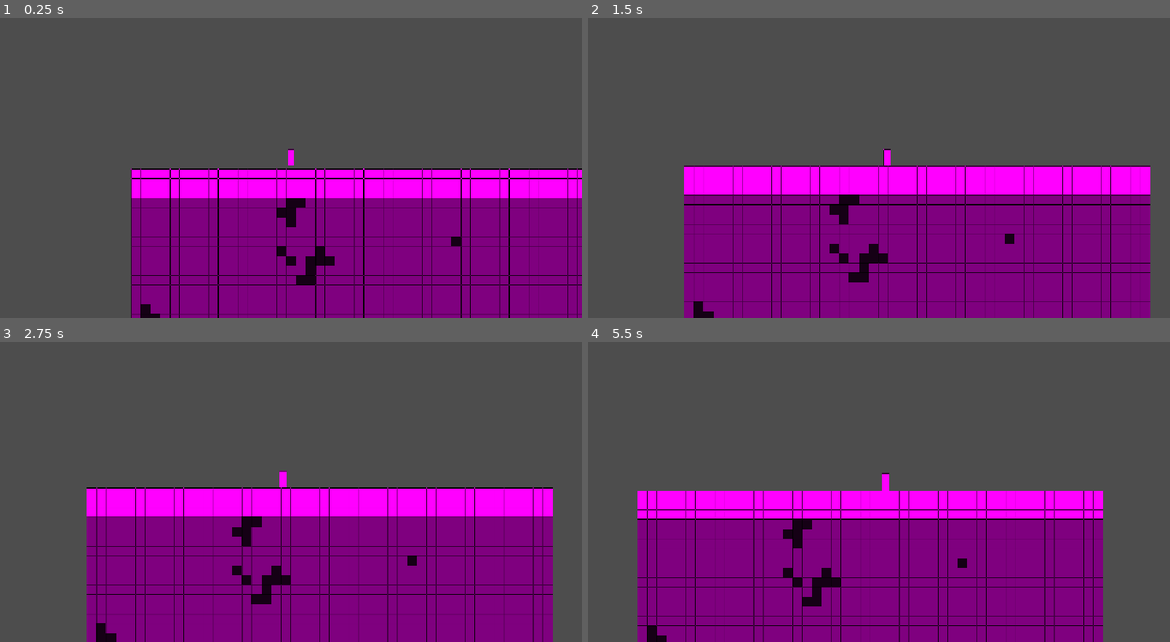
Above: before the commit, frames 1-4 (two rows, left to right).
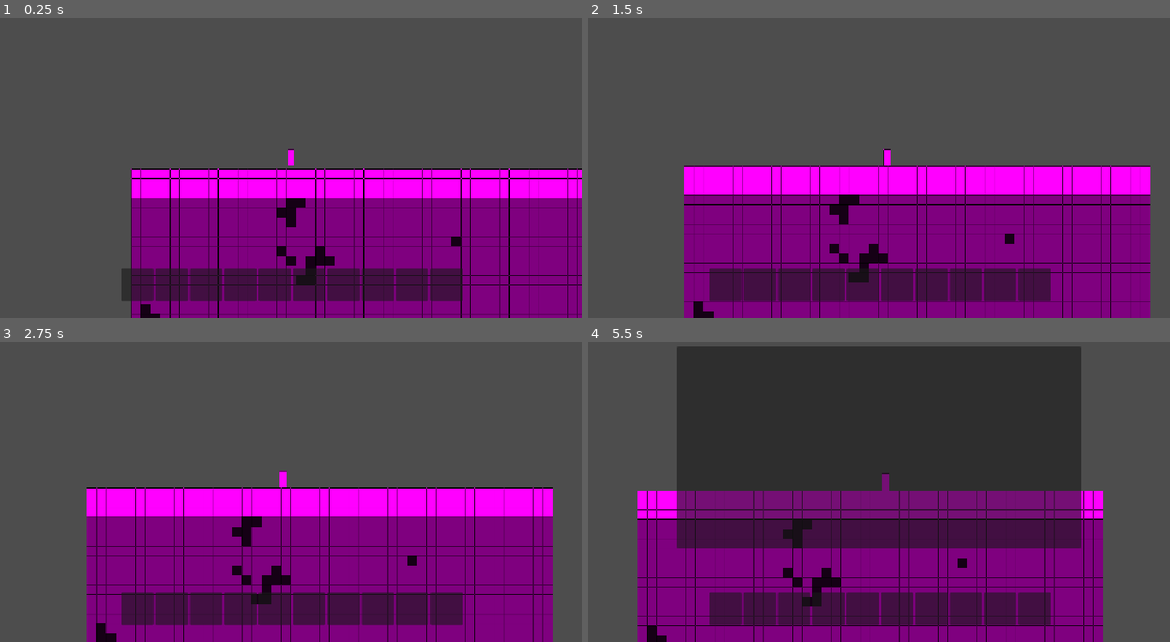
Above: after the commit, the same moments.

Repository: elementgermanium/totally-normal-mining-game
Game: Godot game, scene res://main.tscn
The game is run twice, just before and just after one commit, with the same random seed, the same clock (stepped at 60 frames per second) and the same inputs.
Inputs (mouse positions are in pixels of both pictures, inside the frame that each line leads up to):
- Up to frame 1 (0.25 s): no input
- Up to frame 2 (1.5 s): tap Enter (ui_accept) at 0.5, 0.77 s; move the mouse to (1007, 138) at 0.52 s; press the mouse at (1007, 138) at 0.53 s; hold D (move_right) from 0.53 s (still down); right-click (1007, 138) at 0.8 s; move the mouse to (762, 171) at 1.27 s; release the mouse at (762, 171) at 1.28 s; right-click (762, 171) at 1.35 s
- Up to frame 3 (2.75 s): tap Enter (ui_accept) at 1.52 s; click (174, 495) at 1.55 s; move the mouse to (349, 408) at 2.02 s; release D (move_right) at 2.03 s; press the mouse at (349, 408) at 2.03 s; hold A (move_left) from 2.03 s (still down); right-click (349, 408) at 2.3 s
- Up to frame 4 (5.5 s): move the mouse to (849, 543) at 2.77 s; release A (move_left) at 2.78 s; release the mouse at (849, 543) at 2.78 s; hold D (move_right) 2.78-4.28 s; right-click (849, 543) at 2.85 s; tap Enter (ui_accept) at 3.02, 3.77, 4.52 s; click (849, 543) at 3.05 s; move the mouse to (1053, 528) at 3.52 s; press the mouse at (1053, 528) at 3.53 s; right-click (1053, 528) at 3.8 s; tap F5 (manual_save) at 4.15 s; move the mouse to (704, 429) at 4.27 s; release the mouse at (704, 429) at 4.28 s; hold A (move_left) 4.28-5.03 s; right-click (704, 429) at 4.35 s; click (704, 429) at 4.55 s; tap E (inventory, bound only after the commit) at 4.9 s; move the mouse to (908, 480) at 5.02 s; press the mouse at (908, 480) at 5.03 s; hold D (move_right) from 5.03 s (still down); right-click (908, 480) at 5.3 s

The runs differ from the first frame. In frame 1, 5.5% of the frame differs, in the area x 20-80%, y 83-95%; in frame 2, 5.7%; in frame 3, 5.7%; in frame 4, 52%, in the area x 15-85%, y 1-95%.
Error before the commit: Invalid access to property or key '(res://materials/dirt.tres):<Resource#-9223372007410760229>' on a base object of type 'Dictionary'. (res://player.gd:82)
Error after the commit: Out of bounds get index '0' (on base: 'Array[Item]') (res://player.gd:40)

Commit message:
v0.0.5
added proper inventory system and hotbar, can now place blocks besides dirt

Diff:
--- /dev/null
+++ b/UI/hotbar_slot.gd
@@ -0,0 +1,16 @@
+extends PanelContainer
+
+@onready var label = $Label
+
+func display_item(item: Item, amount: int):
+	if item == null:
+		label.text = " "
+		return
+	label.text = item.item_name + "\n" + str(amount)
+
+func set_selected(selected: bool):
+	if selected:
+		modulate = Color(1.0, 1.0, 1.0, 1.0)
+	else:
+		modulate = Color(0.6, 0.6, 0.6, 1.0)
+# Called when the node enters the scene tree for the first time.
--- /dev/null
+++ b/UI/hotbar_slot.tscn
@@ -0,0 +1,12 @@
+[gd_scene format=3 uid="uid://uontgrrkpmaw"]
+
+[ext_resource type="Script" uid="uid://c7s5hf5yygn0g" path="res://UI/hotbar_slot.gd" id="1_yhek7"]
+
+[node name="HotbarSlot" type="PanelContainer" unique_id=87633301]
+custom_minimum_size = Vector2(64, 64)
+offset_right = 40.0
+offset_bottom = 40.0
+script = ExtResource("1_yhek7")
+
+[node name="Label" type="Label" parent="." unique_id=1518347722]
+layout_mode = 2
--- /dev/null
+++ b/UI/inventory_entry.gd
@@ -0,0 +1,7 @@
+extends Button
+
+var item: Item
+
+func setup(new_item: Item, amount: int):
+	item = new_item
+	text = item.item_name + " x" + str(amount)
--- /dev/null
+++ b/UI/inventory_entry.tscn
@@ -0,0 +1,8 @@
+[gd_scene format=3 uid="uid://dp0hu5u3e4gam"]
+
+[ext_resource type="Script" uid="uid://cw1j6jsngeqdk" path="res://UI/inventory_entry.gd" id="1_xhaex"]
+
+[node name="InventoryEntry" type="Button" unique_id=698805557]
+offset_right = 8.0
+offset_bottom = 8.0
+script = ExtResource("1_xhaex")
--- /dev/null
+++ b/UI/inventory_slot.gd
@@ -0,0 +1,13 @@
+class_name InventorySlot
+extends Resource
+
+
+var item: Item
+var amount: int
+
+func _init(new_item: Item = null, new_amount: int = 0):
+	item = new_item
+	amount = new_amount
+
+func is_empty() -> bool:
+	return item == null or amount <= 0
--- a/blocks/block.gd
+++ b/blocks/block.gd
@@ -11,7 +11,11 @@
 
 
 
-func mine() -> BlockMaterial:
-	var mined_material = block_material
+func mine() -> Item:
+	var drop
+	if block_material.drops_self == true:
+		drop = block_material
+	else:
+		drop = block_material.dropped_item
 	queue_free()
-	return mined_material
+	return drop
--- a/blocks/block_material.gd
+++ b/blocks/block_material.gd
@@ -1,8 +1,10 @@
 class_name BlockMaterial
-extends Resource
+extends Item
 
 
-@export var material_name: String
 @export var hardness: float = 1.0
 @export var mining_time: float = 1.0
 @export var color: Color = Color.WHITE
+@export var drops_self: bool
+@export var dropped_item: Item
+@export var drop_amount: int = 1
--- a/blocks/world.gd
+++ b/blocks/world.gd
@@ -117,10 +117,16 @@
 	return get_natural_material_at(location)
 
 func mark_block_mined(location: Vector2i):
-	block_overrides[location] = air
+	var natural_block = get_natural_material_at(location)
+	if natural_block == air:
+		block_overrides.erase(location)
+	else: block_overrides[location] = air
 
 func place_block(location: Vector2i, block: BlockMaterial):
-	block_overrides[location] = block
+	var natural_block = get_natural_material_at(location)
+	if natural_block == block:
+		block_overrides.erase(location)
+	else: block_overrides[location] = block
 	var chunk_position = Vector2i(floori(float(location.x) / CHUNK_SIZE), floori(float(location.y) / CHUNK_SIZE))
 	if loaded_chunks.has(chunk_position):
 		var chunk = loaded_chunks[chunk_position]
--- /dev/null
+++ b/item.gd
@@ -0,0 +1,4 @@
+class_name Item
+extends Resource
+
+@export var item_name: String
--- /dev/null
+++ b/items/coal_item.tres
@@ -0,0 +1,8 @@
+[gd_resource type="Resource" script_class="Item" format=3 uid="uid://d5a0t7nhu5kf"]
+
+[ext_resource type="Script" uid="uid://ck3le3mcgya1p" path="res://item.gd" id="1_7rkib"]
+
+[resource]
+script = ExtResource("1_7rkib")
+item_name = "Coal"
+metadata/_custom_type_script = "uid://ck3le3mcgya1p"
--- /dev/null
+++ b/items/raw_iron.tres
@@ -0,0 +1,8 @@
+[gd_resource type="Resource" script_class="Item" format=3 uid="uid://c0b5p7u6g4j76"]
+
+[ext_resource type="Script" uid="uid://ck3le3mcgya1p" path="res://item.gd" id="1_f06p8"]
+
+[resource]
+script = ExtResource("1_f06p8")
+item_name = "Raw Iron"
+metadata/_custom_type_script = "uid://ck3le3mcgya1p"
--- a/main.gd
+++ b/main.gd
@@ -4,6 +4,7 @@
 @onready var player = $"Player"
 
 const SAVE_PATH := "user://save.json"
+const CURRENT_SAVE_VERSION = 2
 
 
 # Called when the node enters the scene tree for the first time.
@@ -12,6 +13,7 @@
 	world.initialize_layers()
 	world.initialize_ores()
 	world.initialize_chunks()
+	player.initialize_hotbar_ui()
 
 
 # Called every frame. 'delta' is the elapsed time since the previous frame.
@@ -20,12 +22,14 @@
 
 func save_game():
 	var save_data = {
-		"save_version" = 1,
+		"save_version" = CURRENT_SAVE_VERSION,
 		"player_x" = player.global_position.x,
 		"player_y" = player.global_position.y,
 		"inventory" = player.get_player_save_data(),
 		"block overrides" = world.get_save_data(),
-		"seed" = world.world_seed
+		"seed" = world.world_seed,
+		"hotbar" = player.get_hotbar_save_data(),
+		"selected_slot" = player.selected_slot
 	}
 	var file = FileAccess.open(SAVE_PATH, FileAccess.WRITE)
 	file.store_string(JSON.stringify(save_data))
@@ -37,17 +41,47 @@
 		return
 	var file = FileAccess.open(SAVE_PATH, FileAccess.READ)
 	var save_data = JSON.parse_string(file.get_as_text())
+	var version = int(save_data.get("save_version", 0))
 	if save_data == null:
 		print("Save file couldn't be read!")
 		return
-	var version = int(save_data.get("save_version", 0))
-	if version != 1:
-		push_error("Unsupported save version: " + str(version))
+	if version > CURRENT_SAVE_VERSION:
+		print("Are you from the future? Current save version is " + str(CURRENT_SAVE_VERSION))
+	save_data = migrate_save(save_data)
+	if save_data.is_empty():
+		return
+	var hotbar_data = save_data.get("hotbar", [])
 	player.global_position = Vector2(float(save_data["player_x"]), float(save_data["player_y"]))
 	player.load_player_save_data(save_data["inventory"])
 	world.load_save_data(save_data["block overrides"])
+	player.load_hotbar_save_data(hotbar_data)
+	player.selected_slot = int(save_data.get("selected_slot", 0))
 	world.world_seed = int(save_data.get("seed", 12345))
 	print("World loaded!")
+
+func migrate_save(data: Dictionary) -> Dictionary:
+	var version = int(data.get("save_version", 1))
+	while version < CURRENT_SAVE_VERSION:
+		match version:
+			1:
+				data = migrate_v1_v2(data)
+			_:
+				push_error("Cannot migrate save version: " + version)
+				return {}
+		version = int(data["save_version"])
+	return data
+
+func migrate_v1_v2(data: Dictionary) -> Dictionary:
+	var new_inventory = []
+	for old_entry in data["inventory"]:
+		new_inventory.append(
+			{"item": old_entry["item"],
+			"amount": int(old_entry["amount"])}
+		)
+	data["inventory"] = new_inventory
+	data["save_version"] = 2
+	print("Successfully migrated save to v2")
+	return data
 
 func _notification(what):
 	if what == NOTIFICATION_WM_CLOSE_REQUEST:
--- a/main.tscn
+++ b/main.tscn
@@ -44,12 +44,6 @@
 
 [node name="UI" type="CanvasLayer" parent="." unique_id=1883444133]
 
-[node name="InventoryLabel" type="Label" parent="UI" unique_id=1208894651]
-offset_left = 16.0
-offset_top = 16.0
-offset_right = 78.0
-offset_bottom = 65.0
-
 [node name="MiningProgress" type="ProgressBar" parent="UI" unique_id=2032158677]
 visible = false
 offset_left = 510.0
@@ -58,3 +52,25 @@
 offset_bottom = 251.0
 max_value = 1.0
 show_percentage = false
+
+[node name="Hotbar" type="HBoxContainer" parent="UI" unique_id=460360344]
+anchors_preset = -1
+anchor_left = 0.5
+anchor_top = 0.87000006
+anchor_right = 0.5
+anchor_bottom = 0.87000006
+offset_left = -336.0
+offset_top = -13.760071
+offset_right = -296.0
+offset_bottom = 26.23993
+alignment = 1
+
+[node name="InventoryMenu" type="PanelContainer" parent="UI" unique_id=2123511223]
+visible = false
+offset_left = 176.0
+offset_top = 62.0
+offset_right = 976.0
+offset_bottom = 462.0
+
+[node name="InventoryList" type="VBoxContainer" parent="UI/InventoryMenu" unique_id=864594966]
+layout_mode = 2
--- a/materials/air.tres
+++ b/materials/air.tres
@@ -4,8 +4,8 @@
 
 [resource]
 script = ExtResource("1_83ybg")
-material_name = "Air"
 hardness = 0.0
 mining_time = 0.01
 color = Color(1, 1, 1, 0)
+item_name = "Air"
 metadata/_custom_type_script = "uid://c22rrogwrqrvd"
--- a/materials/coal.tres
+++ b/materials/coal.tres
@@ -1,11 +1,13 @@
 [gd_resource type="Resource" script_class="BlockMaterial" format=3 uid="uid://7hvfsyn3audu"]
 
+[ext_resource type="Resource" uid="uid://d5a0t7nhu5kf" path="res://items/coal_item.tres" id="1_ij4dr"]
 [ext_resource type="Script" uid="uid://c22rrogwrqrvd" path="res://blocks/block_material.gd" id="1_twvop"]
 
 [resource]
 script = ExtResource("1_twvop")
-material_name = "Coal"
 hardness = 1.5
 mining_time = 1.5
 color = Color(0.08468992, 0.08468992, 0.08468992, 1)
+dropped_item = ExtResource("1_ij4dr")
+item_name = "Coal Ore"
 metadata/_custom_type_script = "uid://c22rrogwrqrvd"
--- a/materials/dirt.tres
+++ b/materials/dirt.tres
@@ -1,9 +1,16 @@
 [gd_resource type="Resource" script_class="BlockMaterial" format=3 uid="uid://imh2twda1mls"]
 
 [ext_resource type="Script" uid="uid://c22rrogwrqrvd" path="res://blocks/block_material.gd" id="1_5hcu8"]
+[ext_resource type="Script" uid="uid://ck3le3mcgya1p" path="res://item.gd" id="1_xp3nn"]
+
+[sub_resource type="Resource" id="Resource_by8an"]
+script = ExtResource("1_xp3nn")
+metadata/_custom_type_script = "uid://ck3le3mcgya1p"
 
 [resource]
 script = ExtResource("1_5hcu8")
-material_name = "Dirt"
 color = Color(1, 0, 1, 1)
+drops_self = true
+dropped_item = SubResource("Resource_by8an")
+item_name = "Dirt"
 metadata/_custom_type_script = "uid://c22rrogwrqrvd"
--- a/materials/raw_iron.tres
+++ b/materials/raw_iron.tres
@@ -1,11 +1,13 @@
 [gd_resource type="Resource" script_class="BlockMaterial" format=3 uid="uid://bjn2x4b6sjq3m"]
 
+[ext_resource type="Resource" uid="uid://c0b5p7u6g4j76" path="res://items/raw_iron.tres" id="1_10d28"]
 [ext_resource type="Script" uid="uid://c22rrogwrqrvd" path="res://blocks/block_material.gd" id="1_ai64g"]
 
 [resource]
 script = ExtResource("1_ai64g")
-material_name = "Raw Iron"
 hardness = 3.0
 mining_time = 3.0
 color = Color(0.6452204, 0.48729444, 0.4376764, 1)
+dropped_item = ExtResource("1_10d28")
+item_name = "Iron Ore"
 metadata/_custom_type_script = "uid://c22rrogwrqrvd"
--- a/materials/stone.tres
+++ b/materials/stone.tres
@@ -4,8 +4,9 @@
 
 [resource]
 script = ExtResource("1_2f13b")
-material_name = "Stone"
 hardness = 2.0
 mining_time = 2.0
 color = Color(0.49803922, 0.49803922, 0.49803922, 1)
+drops_self = true
+item_name = "Stone"
 metadata/_custom_type_script = "uid://c22rrogwrqrvd"
--- a/player.gd
+++ b/player.gd
@@ -1,24 +1,66 @@
 extends CharacterBody2D
 
-var inventory: Dictionary = {}
+var inventory: Array[InventorySlot] = []
 @export var SPEED := 300.0
 const JUMP_VELOCITY = -400.0
 var mining_range = 250
 var mining_target = null
 var mining_progress: float = 0.0
 var placement_range = 250
-
-@onready var inventory_label = $"../UI/InventoryLabel"
+var selected_slot: int = 0
+var hotbar: Array[Item] = []
+const HOTBAR_SIZE = 10
+
 @onready var mining_bar = $"../UI/MiningProgress"
 @onready var world = $"../Blocks"
-
+@onready var hotbar_ui = $"../UI/Hotbar"
+@onready var inventory_menu = $"../UI/InventoryMenu"
+@onready var inventory_list = $"../UI/InventoryMenu/InventoryList"
+
+var hotbar_slot_scene = preload("res://UI/hotbar_slot.tscn")
+var inventory_entry_scene = preload("res://UI/inventory_entry.tscn")
 var half_block = 32
 
-func update_inventory_display():
-	var text = "Inventory:\n"
-	for item in inventory:
-		text += item.material_name + ": " + str(inventory[item]) + "\n"
-		inventory_label.text = text
+
+func initialize_hotbar_ui():
+	for i in range(HOTBAR_SIZE):
+		var slot_ui = hotbar_slot_scene.instantiate()
+		hotbar_ui.add_child(slot_ui)
+	update_hotbar_display()
+
+func get_item_amount(item: Item) -> int:
+	for slot in inventory:
+		if slot.item == item:
+			return slot.amount
+	return 0
+
+func update_hotbar_display():
+	for i in range(HOTBAR_SIZE):
+		var slot_ui = hotbar_ui.get_child(i)
+		var item = hotbar[i]
+		slot_ui.set_selected(i == selected_slot)
+		if item == null:
+			slot_ui.display_item(null, 0)
+		else:
+			slot_ui.display_item(item, get_item_amount(item))
+
+func update_inventory_menu():
+	for child in inventory_list.get_children():
+		child.queue_free()
+	for slot in inventory:
+		var entry = inventory_entry_scene.instantiate()
+		inventory_list.add_child(entry)
+		entry.setup(slot.item, slot.amount)
+		entry.pressed.connect(func(): assign_item_to_hotbar(slot.item))
+
+func assign_item_to_hotbar(item: Item):
+	hotbar[selected_slot] = item
+	update_hotbar_display()
+
+func toggle_inventory():
+	inventory_menu.visible = not inventory_menu.visible
+	if inventory_menu.visible:
+		update_inventory_menu()
 
 func _physics_process(delta: float) -> void:
 	# Add the gravity.
@@ -56,17 +98,45 @@
 			return target
 	return null
 
-func add_item(item: BlockMaterial, amount: int = 1):
-	if inventory.has(item):
-		inventory[item] += amount
-	else:
-		inventory[item] = amount
-	update_inventory_display()
+func add_item(item: Item, amount: int = 1):
+	for slot in inventory:
+		if slot.item == item:
+			slot.amount += amount
+			update_hotbar_display()
+			return
+	var new_slot = InventorySlot.new(item, amount)
+	inventory.append(new_slot)
+
+func get_selected_item() -> Item:
+	return hotbar[selected_slot]
+
+func hotbar_left():
+	selected_slot = (selected_slot + 1) % HOTBAR_SIZE
+	update_hotbar_display()
+
+func hotbar_right():
+	selected_slot = posmod(selected_slot - 1, HOTBAR_SIZE)
+	update_hotbar_display()
 
 func print_inventory():
 	print("INVENTORY: ")
 	for item in inventory:
 		print(item.material_name, ": ", inventory[item])
+
+func remove_item(item: Item, amount: int = 1) -> bool:
+	for i in range(inventory.size()):
+		var slot = inventory[i]
+		if slot.item == item:
+			if slot.amount < amount:
+				return false
+			slot.amount -= amount
+			if slot.amount <= 0:
+				inventory.remove_at(i)
+				if selected_slot >= inventory.size():
+					selected_slot = max(0, inventory.size() - 1)
+			update_hotbar_display()
+			return true
+	return false
 
 func _process(delta):
 	if Input.is_action_pressed("mine"):
@@ -79,10 +149,28 @@
 		var current_block = world.get_material_at(target)
 		if global_position.distance_to(mouse_position) <= placement_range:
 			if current_block == world.air:
-				if inventory[world.dirt] > 0:
-					world.place_block(target, world.dirt)
-					inventory[world.dirt] -= 1
-					update_inventory_display()
+				var selected_item = get_selected_item()
+				if selected_item == null:
+					return
+				if selected_item is not BlockMaterial:
+					return
+				if get_item_amount(selected_item) <= 0:
+					return
+				var can_place = remove_item(selected_item)
+				if can_place == true:
+					world.place_block(target, selected_item)
+
+func _unhandled_input(event: InputEvent):
+	if event.is_action_pressed("inventory_down"):
+		hotbar_left()
+	if event.is_action_pressed("inventory_up"):
+		hotbar_right()
+	for i in range(HOTBAR_SIZE):
+		if event.is_action_pressed("hotbar_" + str(i + 1)):
+			selected_slot = i
+			update_hotbar_display()
+	if event.is_action_pressed("inventory"):
+		toggle_inventory()
 
 func get_mouse_block_position() -> Vector2i:
 	var mouse_position = get_global_mouse_position()
@@ -120,14 +208,29 @@
 
 func get_player_save_data() -> Array:
 	var data = []
-	for item in inventory:
-		data.append({"item": item.resource_path, "amount": inventory[item]})
+	for slot in inventory:
+		data.append({"item": slot.item.resource_path, "amount": slot.amount})
 	return data
 
 func load_player_save_data(data: Array):
 	inventory.clear()
 	for entry in data:
-		var item = load(entry["item"])
+		var item = load(entry["item"]) as Item
 		var amount = int(entry["amount"])
-		inventory[item] = amount
-	update_inventory_display()
+		inventory.append(InventorySlot.new(item, amount))
+
+func get_hotbar_save_data() -> Array:
+	var data = []
+	for item in hotbar:
+		if item == null:
+			data.append(null)
+		else:
+			data.append(item.resource_path)
+	return data
+
+func load_hotbar_save_data(data: Array):
+	hotbar.resize(HOTBAR_SIZE)
+	hotbar.fill(null)
+	for i in range(min(data.size(), HOTBAR_SIZE)):
+		if data[i] != null:
+			hotbar[i] = load(data[i]) as Item
--- a/project.godot
+++ b/project.godot
@@ -47,6 +47,71 @@
 "events": [Object(InputEventMouseButton,"resource_local_to_scene":false,"resource_name":"","device":-1,"window_id":0,"a …(253 unchanged characters)…
 ]
 }
+inventory_down={
+"deadzone": 0.2,
+"events": [Object(InputEventMouseButton,"resource_local_to_scene":false,"resource_name":"","device":-1,"window_id":0,"alt_pressed":false,"shift_pressed":false,"ctrl_pressed":false,"meta_pressed":false,"button_mask":0,"position":Vector2(0, 0),"global_position":Vector2(0, 0),"factor":1.0,"button_index":5,"canceled":false,"pressed":false,"double_click":false,"script":null)
+]
+}
+inventory_up={
+"deadzone": 0.2,
+"events": [Object(InputEventMouseButton,"resource_local_to_scene":false,"resource_name":"","device":-1,"window_id":0,"alt_pressed":false,"shift_pressed":false,"ctrl_pressed":false,"meta_pressed":false,"button_mask":0,"position":Vector2(0, 0),"global_position":Vector2(0, 0),"factor":1.0,"button_index":4,"canceled":false,"pressed":false,"double_click":false,"script":null)
+]
+}
+hotbar_1={
+"deadzone": 0.2,
+"events": [Object(InputEventKey,"resource_local_to_scene":false,"resource_name":"","device":16,"window_id":0,"alt_pressed":false,"shift_pressed":false,"ctrl_pressed":false,"meta_pressed":false,"pressed":false,"keycode":0,"physical_keycode":49,"key_label":0,"unicode":0,"location":0,"echo":false,"script":null)
+]
+}
+hotbar_2={
+"deadzone": 0.2,
+"events": [Object(InputEventKey,"resource_local_to_scene":false,"resource_name":"","device":-1,"window_id":0,"alt_pressed":false,"shift_pressed":false,"ctrl_pressed":false,"meta_pressed":false,"pressed":false,"keycode":0,"physical_keycode":50,"key_label":0,"unicode":50,"location":0,"echo":false,"script":null)
+]
+}
+hotbar_3={
+"deadzone": 0.2,
+"events": [Object(InputEventKey,"resource_local_to_scene":false,"resource_name":"","device":-1,"window_id":0,"alt_pressed":false,"shift_pressed":false,"ctrl_pressed":false,"meta_pressed":false,"pressed":false,"keycode":0,"physical_keycode":51,"key_label":0,"unicode":51,"location":0,"echo":false,"script":null)
+]
+}
+hotbar_4={
+"deadzone": 0.2,
+"events": [Object(InputEventKey,"resource_local_to_scene":false,"resource_name":"","device":-1,"window_id":0,"alt_pressed":false,"shift_pressed":false,"ctrl_pressed":false,"meta_pressed":false,"pressed":false,"keycode":0,"physical_keycode":52,"key_label":0,"unicode":52,"location":0,"echo":false,"script":null)
+]
+}
+hotbar_5={
+"deadzone": 0.2,
+"events": [Object(InputEventKey,"resource_local_to_scene":false,"resource_name":"","device":-1,"window_id":0,"alt_pressed":false,"shift_pressed":false,"ctrl_pressed":false,"meta_pressed":false,"pressed":false,"keycode":0,"physical_keycode":53,"key_label":0,"unicode":53,"location":0,"echo":false,"script":null)
+]
+}
+hotbar_6={
+"deadzone": 0.2,
+"events": [Object(InputEventKey,"resource_local_to_scene":false,"resource_name":"","device":-1,"window_id":0,"alt_pressed":false,"shift_pressed":false,"ctrl_pressed":false,"meta_pressed":false,"pressed":false,"keycode":0,"physical_keycode":54,"key_label":0,"unicode":54,"location":0,"echo":false,"script":null)
+]
+}
+hotbar_7={
+"deadzone": 0.2,
+"events": [Object(InputEventKey,"resource_local_to_scene":false,"resource_name":"","device":-1,"window_id":0,"alt_pressed":false,"shift_pressed":false,"ctrl_pressed":false,"meta_pressed":false,"pressed":false,"keycode":0,"physical_keycode":55,"key_label":0,"unicode":55,"location":0,"echo":false,"script":null)
+]
+}
+hotbar_8={
+"deadzone": 0.2,
+"events": [Object(InputEventKey,"resource_local_to_scene":false,"resource_name":"","device":-1,"window_id":0,"alt_pressed":false,"shift_pressed":false,"ctrl_pressed":false,"meta_pressed":false,"pressed":false,"keycode":0,"physical_keycode":56,"key_label":0,"unicode":56,"location":0,"echo":false,"script":null)
+]
+}
+hotbar_9={
+"deadzone": 0.2,
+"events": [Object(InputEventKey,"resource_local_to_scene":false,"resource_name":"","device":-1,"window_id":0,"alt_pressed":false,"shift_pressed":false,"ctrl_pressed":false,"meta_pressed":false,"pressed":false,"keycode":0,"physical_keycode":57,"key_label":0,"unicode":57,"location":0,"echo":false,"script":null)
+]
+}
+hotbar_10={
+"deadzone": 0.2,
+"events": [Object(InputEventKey,"resource_local_to_scene":false,"resource_name":"","device":-1,"window_id":0,"alt_pressed":false,"shift_pressed":false,"ctrl_pressed":false,"meta_pressed":false,"pressed":false,"keycode":0,"physical_keycode":48,"key_label":0,"unicode":48,"location":0,"echo":false,"script":null)
+]
+}
+inventory={
+"deadzone": 0.2,
+"events": [Object(InputEventKey,"resource_local_to_scene":false,"resource_name":"","device":-1,"window_id":0,"alt_pressed":false,"shift_pressed":false,"ctrl_pressed":false,"meta_pressed":false,"pressed":false,"keycode":0,"physical_keycode":69,"key_label":0,"unicode":101,"location":0,"echo":false,"script":null)
+]
+}
 
 [physics]
 
Not shown, added: UI/hotbar_slot.gd.uid
Not shown, added: UI/inventory_entry.gd.uid
Not shown, added: UI/inventory_slot.gd.uid
Not shown, added: item.gd.uid
